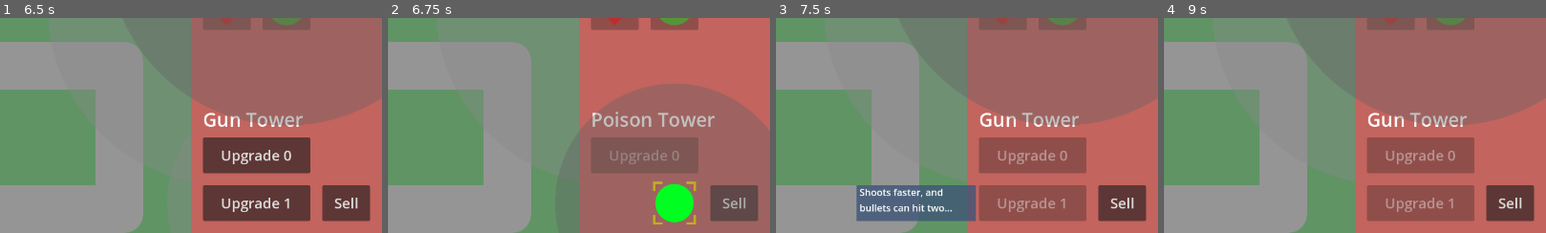
Above: before the commit, frames 1-4 (left to right).
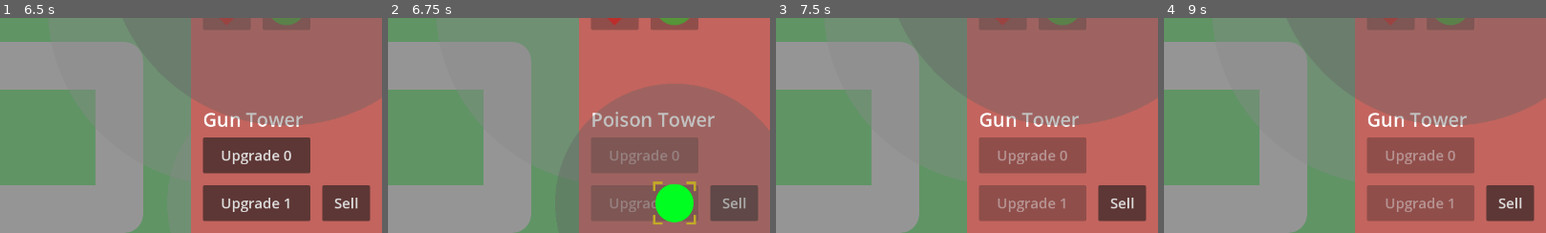
Above: after the commit, the same moments.

Repository: phrasmotica/godot-tower-defence
Game: Godot game, scene res://scenes/game.tscn
The game is run twice, just before and just after one commit, with the same random seed, the same clock (stepped at 60 frames per second) and the same inputs.
Inputs (mouse positions are % of the whole screen's width and height, from its top left):
- Up to frame 1 (6.5 s): click "Play path 0" at 0.5 s; click (80, 33) at 1.25 s; click (88, 33) at 2 s; click (95, 33) at 2.75 s; click (80, 47) at 3.5 s; click (88, 47) at 4.25 s; click "Move here to cancel" at 5 s; tap Enter (ui_accept) at 5.75, 6.02 s; move the mouse to (88, 33) at 5.77 s; hold Shift (fast_forward) from 5.78 s (still down); tap . (next_tower) at 5.85 s; click (88, 33) at 5.92 s
- Up to frame 2 (6.75 s): move the mouse to (80, 47) at 6.52 s; release Shift (fast_forward) at 6.53 s; tap , (previous_tower) at 6.6 s; click (80, 47) at 6.67 s
- Up to frame 3 (7.5 s): tap Enter (ui_accept) at 6.77 s; move the mouse to (88, 93) at 7.27 s; hold Shift (fast_forward) from 7.28 s (still down); tap . (next_tower) at 7.35 s; click (88, 93) at 7.42 s
- Up to frame 4 (9 s): move the mouse to (45, 70) at 8.02 s; tap , (previous_tower) at 8.1 s; click (45, 70) at 8.17 s; tap Enter (ui_accept) at 8.27 s; move the mouse to (80, 65) at 8.77 s; release Shift (fast_forward) at 8.78 s; tap . (next_tower) at 8.85 s
The pictures show only the part of the screen within x 50-100%, y 50-100%; the shares and areas given below are measured in that part.

Frame 1 is identical in both runs. In frame 2, 3.0% of the frame differs, in the area x 53-82%, y 77-95%; in frame 3, 5.3%, in the area x 21-53%, y 77-95%; in frame 4, nothing differs.
Error in both runs: Cannot call method 'queue_free' on a null value. (res://scripts/game_ui.gd:177)

Commit message:
Create triple cheese upgrade for poison tower

Diff:
--- a/scenes/towers/poison_tower.tscn
+++ b/scenes/towers/poison_tower.tscn
@@ -11,6 +11,7 @@
 [ext_resource type="PackedScene" uid="uid://1wo5l3lymj2v" path="res://scenes/effects/poison_effect.tscn" id="9_by8rj"]
 [ext_resource type="Script" path="res://scripts/effect_stats.gd" id="10_t6u3a"]
 [ext_resource type="Texture2D" uid="uid://dirfq8o8oeu6v" path="res://assets/sprites/poison_tower_upgrade_1.png" id="11_ijwes"]
+[ext_resource type="Texture2D" uid="uid://c4ph5lctynlj8" path="res://assets/sprites/poison_tower_upgrade_2.png" id="12_yywre"]
 [ext_resource type="PackedScene" uid="uid://dennk04qdhx0m" path="res://scenes/towers/components/barrel.tscn" id="13_k5en1"]
 
 [sub_resource type="RectangleShape2D" id="RectangleShape2D_p0cbx"]
@@ -46,6 +47,21 @@
 "speed": 5.0
 }]
 
+[sub_resource type="AtlasTexture" id="AtlasTexture_tfomp"]
+atlas = ExtResource("12_yywre")
+region = Rect2(0, 0, 64, 64)
+
+[sub_resource type="SpriteFrames" id="SpriteFrames_fu4ex"]
+animations = [{
+"frames": [{
+"duration": 1.0,
+"texture": SubResource("AtlasTexture_tfomp")
+}],
+"loop": true,
+"name": &"default",
+"speed": 5.0
+}]
+
 [sub_resource type="Animation" id="Animation_qk45j"]
 length = 0.001
 tracks/0/type = "value"
@@ -201,7 +217,7 @@
 [node name="BaseLevel" parent="Levels" node_paths=PackedStringArray("effect_stats", "upgrades") instance=ExtResource("7_1pyih")]
 sprite = SubResource("SpriteFrames_8pydf")
 effect_stats = NodePath("EffectStats")
-upgrades = [NodePath("DoubleCheese")]
+upgrades = [NodePath("DoubleCheese"), NodePath("TripleCheese")]
 point_towards_enemy = false
 
 [node name="EffectStats" type="Node" parent="Levels/BaseLevel"]
@@ -220,6 +236,21 @@
 [node name="EffectStats" type="Node" parent="Levels/BaseLevel/DoubleCheese"]
 script = ExtResource("10_t6u3a")
 effect_duration = 6.0
+effect = ExtResource("9_by8rj")
+
+[node name="TripleCheese" parent="Levels/BaseLevel" node_paths=PackedStringArray("animated_sprite", "effect_stats") instance=ExtResource("7_1pyih")]
+visible = false
+level_description = "Triple?? Ultimate gr33d!"
+price = 8
+animated_sprite = NodePath("../DoubleCheese/Sprite")
+sprite = SubResource("SpriteFrames_fu4ex")
+effect_stats = NodePath("EffectStats")
+point_towards_enemy = false
+
+[node name="EffectStats" type="Node" parent="Levels/BaseLevel/TripleCheese"]
+script = ExtResource("10_t6u3a")
+effect_range = 3.0
+effect_duration = 9.0
 effect = ExtResource("9_by8rj")
 
 [node name="AnimationPlayer" type="AnimationPlayer" parent="."]
@@ -249,4 +280,5 @@
 [connection signal="warmed_up" from="Levels" to="." method="_on_levels_warmed_up"]
 [connection signal="adjust_range" from="Levels/BaseLevel/EffectStats" to="Levels/BaseLevel" method="_on_effect_stats_adjust_range"]
 [connection signal="adjust_range" from="Levels/BaseLevel/DoubleCheese/EffectStats" to="Levels/BaseLevel" method="_on_effect_stats_adjust_range"]
+[connection signal="adjust_range" from="Levels/BaseLevel/TripleCheese/EffectStats" to="Levels/BaseLevel" method="_on_effect_stats_adjust_range"]
 [connection signal="pulse" from="Barrel" to="." method="_on_barrel_pulse"]
Binary file added: assets/sprites/poison_tower_upgrade_2.png
Not shown, added: assets/sprites/poison_tower_upgrade_2.png.import
Not shown: 1 places in scenes/towers/poison_tower.tscn that only renumber resources
